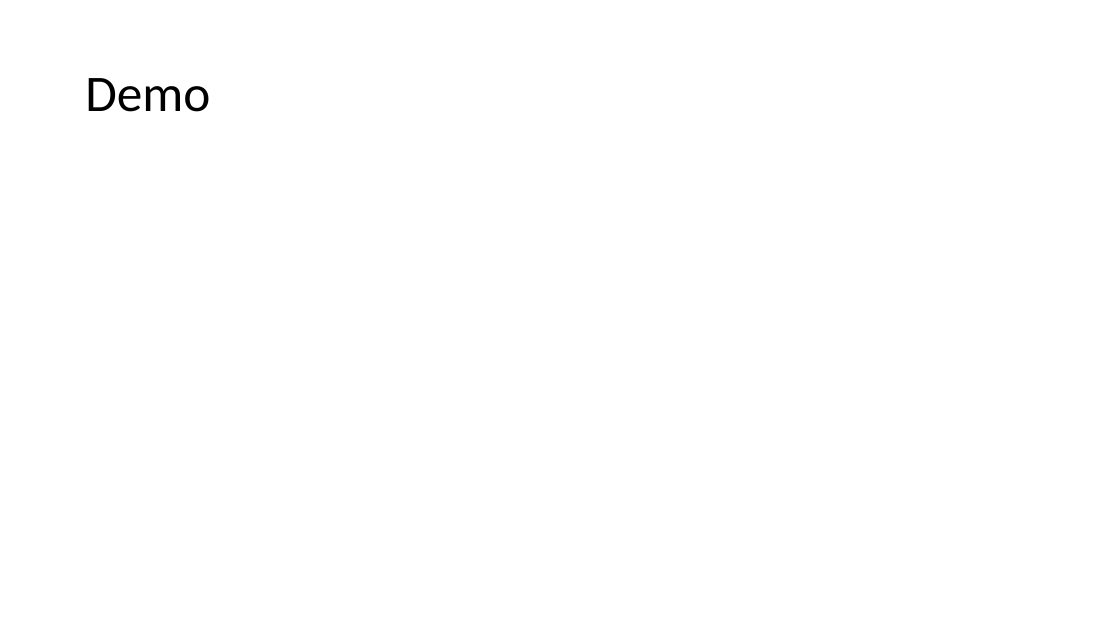
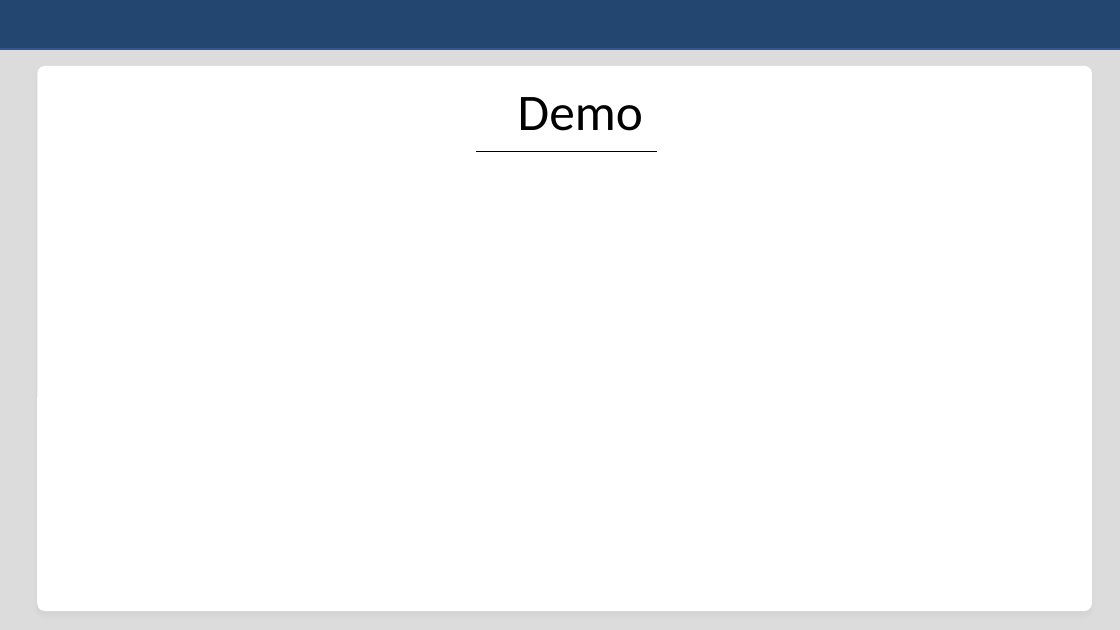
Before and after one commit to maximderboven/shop-management, a slide deck: slide 7 of presentatie.pptx (slide 4 before the commit). Drawn at 1120x630 pixels with LibreOffice and Linux fonts; fonts in the diff are those of the drawing. Boxes give left, top, right and bottom in pixels: in the first picture for what was removed or moved away, otherwise in the second. Text is boxed around its words. In the diff, an @@ line names an element or a change of style, - is before the commit and + after.

```diff
--- a/presentatie.pptx
+++ b/presentatie.pptx
@@ background #FFFFFF to #DCDCDC @@
@@ rectangle added at bbox=[0, 0, 1120, 49], fill #234671, outline #325491 1 pt @@
@@ rounded rectangle added at bbox=[37, 66, 1092, 611], fill #FFFFFF @@
@@ title "Demo": place and size @@
-title "Demo" at bbox=[85, 78, 210, 112]
+title "Demo" at bbox=[518, 97, 643, 131]
@@ title "Demo" at bbox=[518, 97, 643, 131]: alignment left to centre; vertical alignment middle to bottom @@
@@ line added from (476, 152) to (658, 152), #000000 0.5 pt @@
```
Also in this commit, not shown: 1 other slide changed, 5 slides added, 2 slides removed, 11 other files.
